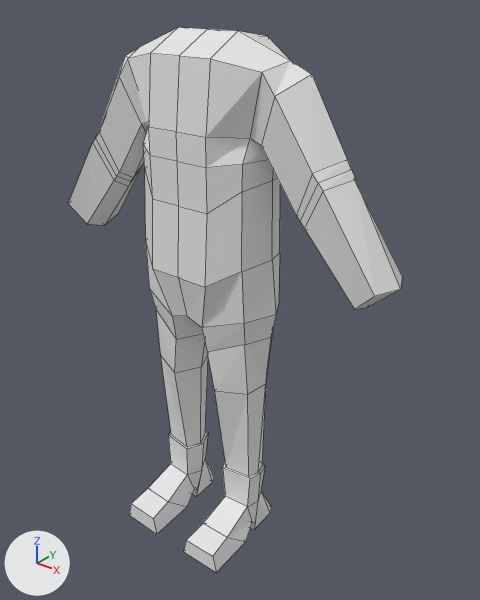
The Blender file person/person.blend as it was, and as the next commit left it.
One viewpoint serves both versions: a 50 mm lens placed at (2.63, -2.96, 1.21), pointed at (0.17, 0.12, -0.7). Lighting does not change. The marker at lower left points along +X, +Y and +Z. Mesh edges are drawn as thin lines.

The older version as bpy lines, for what is in view:
```python
me_cube_001 = bpy.data.meshes.new('Cube.001')
me_cube_001.from_pydata(...)  # 125 vertices, 119 faces; spans x -0.07..3.85, y -1.41..1.05, z -7.28..2.79
ob_cube = bpy.data.objects.new('Cube', me_cube_001)
ob_cube.location = (0.0, 0.0, 0.0)
ob_cube.scale = (0.341, 0.341, 0.341)
_m = ob_cube.modifiers.new('Mirror', 'MIRROR')
```
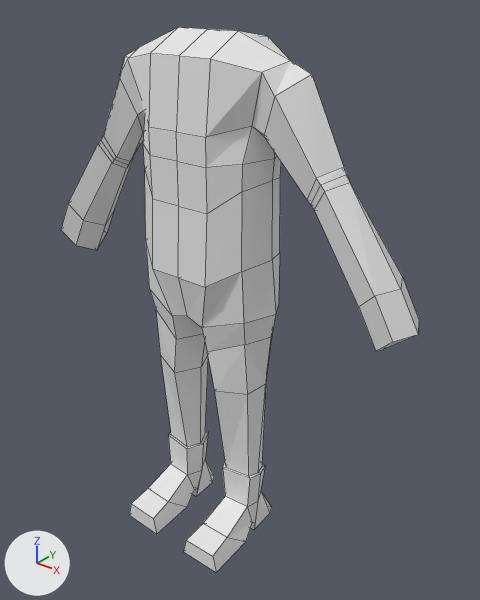
Changed parts and their boxes (x1, y1, x2, y2) in the pictures (480 x 600 px):
'Cube', reshaped (7% wider): before (68, 27, 402, 572); after (61, 27, 419, 572)
part 1 of me_cube_001, built on: before (68, 53, 402, 309); after (61, 53, 419, 351)

The edits, one by one:
me_cube_001 is used by ob_cube; location (0.0, 0.0, 0.0); scale (0.341, 0.341, 0.341).
me_cube_001 had 125 vertices, 119 faces and spanned x -0.07..3.85, y -1.41..1.05, z -7.28..2.79.
me_cube_001 now has 137 vertices, 131 faces and spans x -0.07..4.22, y -1.41..1.05, z -7.28..2.79.
Part 1, on me_cube_001:
2 faces are deleted.
25 vertices move from x 1.14..3.25, y -0.32..0.72, z -1.18..1.41 to x 1.2..3.33, y -0.22..0.69, z -1.11..1.61.
12 vertices are added at x 3.22..4.22, y -0.32..0.69, z -2.01..-0.76.
14 new faces join them.
